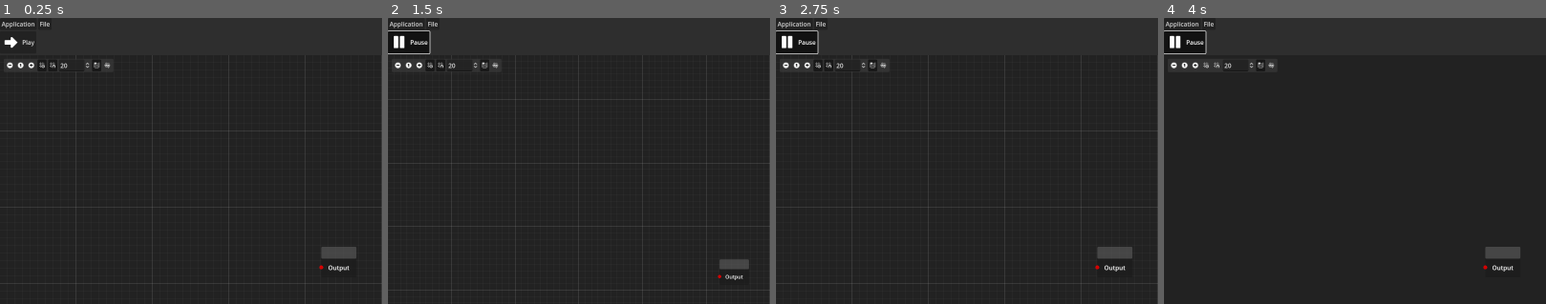
Above: before the commit, frames 1-4 (left to right).
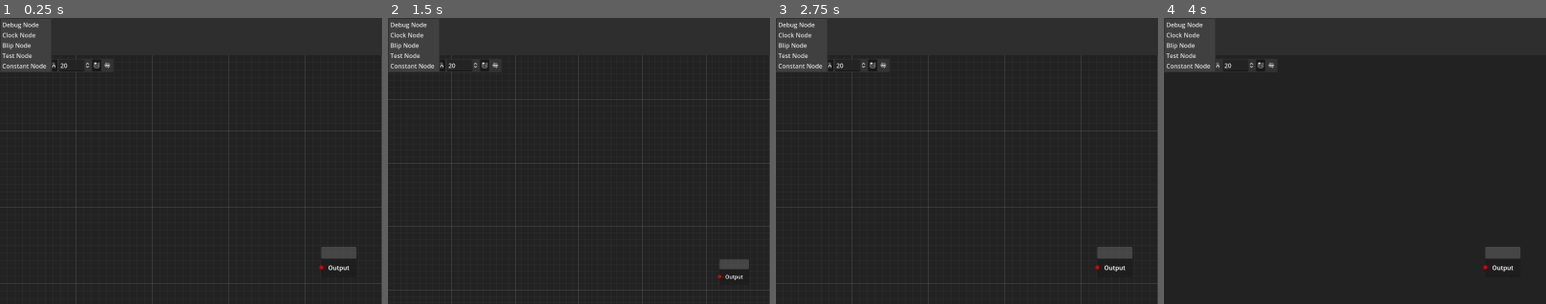
Above: after the commit, the same moments.

Repository: phkeese/Sonic-Thinking
Game: Godot game, scene res://scenes/main.tscn
The game is run twice, just before and just after one commit, with the same random seed, the same clock (stepped at 60 frames per second) and the same inputs.
Inputs (mouse positions are % of the whole screen's width and height, from its top left):
- Up to frame 1 (0.25 s): no input
- Up to frame 2 (1.5 s): click "Play" at 0.5 s; click (1, 8) at 1.25 s
- Up to frame 3 (2.75 s): click (4, 8) at 2 s
- Up to frame 4 (4 s): click (6, 8) at 2.75 s; click (7, 8) at 3.5 s
The pictures show only the part of the screen within x 0-50%, y 0-50%; the shares and areas given below are measured in that part.

The runs differ from the first frame. In frame 1, 1.6% of the frame differs, in the area x 0-14%, y 0-19%; in frame 2, 1.8%; in frame 3, 1.8%; in frame 4, 1.7%.
Error before the commit: Invalid call. Nonexistent function 'get_connection_output_count' in base 'GraphNode (BaseNode)'. (res://scripts/workspace.gd:60)
Error after the commit: Invalid call. Nonexistent function 'get_connection_output_count' in base 'GraphNode (BaseNode)'. (res://scripts/workspace.gd:59)

Commit message:
add constant node

Diff:
--- a/scenes/add_node_menu.tscn
+++ b/scenes/add_node_menu.tscn
@@ -8,6 +8,7 @@
 
 [node name="AddNodeMenu" type="PopupMenu"]
 title = "Add Node"
+visible = true
 script = ExtResource("1_n1jwh")
 node_scenes = Array[PackedScene]([ExtResource("2_audsq"), ExtResource("3_cr4xo"), ExtResource("4_jltir"), ExtResource("5_stx26")])
 
--- /dev/null
+++ b/scenes/nodes/constant_node.tscn
@@ -0,0 +1,46 @@
+[gd_scene load_steps=3 format=3 uid="uid://d0ux1op6evo6j"]
+
+[ext_resource type="PackedScene" uid="uid://d2ynxndw7v6fk" path="res://scenes/nodes/base_node.tscn" id="1_j5ec7"]
+[ext_resource type="Script" path="res://scripts/constant_node.gd" id="2_4bglk"]
+
+[node name="ConstantNode" instance=ExtResource("1_j5ec7")]
+title = "Constant Node"
+slot/0/left_enabled = false
+slot/0/left_type = 0
+slot/0/left_color = Color(1, 1, 1, 1)
+slot/0/left_icon = null
+slot/0/right_enabled = false
+slot/0/right_type = 0
+slot/0/right_color = Color(1, 1, 1, 1)
+slot/0/right_icon = null
+slot/0/draw_stylebox = true
+slot/1/left_enabled = false
+slot/1/left_type = 0
+slot/1/left_color = Color(1, 1, 1, 1)
+slot/1/left_icon = null
+slot/1/right_enabled = true
+slot/1/right_type = 0
+slot/1/right_color = Color(1, 0, 0, 1)
+slot/1/right_icon = null
+slot/1/draw_stylebox = true
+script = ExtResource("2_4bglk")
+
+[node name="HBoxContainer" type="HBoxContainer" parent="." index="1"]
+layout_mode = 2
+
+[node name="Label" type="Label" parent="HBoxContainer" index="0"]
+layout_mode = 2
+size_flags_horizontal = 3
+text = "Value:"
+
+[node name="LineEdit" type="LineEdit" parent="HBoxContainer" index="1"]
+layout_mode = 2
+size_flags_horizontal = 3
+editable = false
+
+[node name="Slider" type="HSlider" parent="." index="2"]
+layout_mode = 2
+max_value = 1.0
+step = 0.01
+tick_count = 10
+ticks_on_borders = true
--- a/scenes/nodes/debug_led.tscn
+++ b/scenes/nodes/debug_led.tscn
@@ -1,10 +1,16 @@
-[gd_scene load_steps=6 format=3 uid="uid://dgjpo3jju81r2"]
+[gd_scene load_steps=8 format=3 uid="uid://dgjpo3jju81r2"]
 
 [ext_resource type="PackedScene" uid="uid://d2ynxndw7v6fk" path="res://scenes/nodes/base_node.tscn" id="1_lvp4g"]
 [ext_resource type="Script" path="res://scripts/debug_led.gd" id="2_6n778"]
 [ext_resource type="Texture2D" uid="uid://gedal3tspk3a" path="res://assets/ui/grey_tickWhite.png" id="2_j60vh"]
 [ext_resource type="Script" path="res://scripts/LED.gd" id="3_1417x"]
 [ext_resource type="AudioStream" uid="uid://dbroxmwsmdls3" path="res://assets/sound/click2.mp3" id="5_gp2q3"]
+
+[sub_resource type="StyleBoxFlat" id="StyleBoxFlat_1e4fr"]
+bg_color = Color(1, 0, 0, 1)
+
+[sub_resource type="StyleBoxFlat" id="StyleBoxFlat_oqslu"]
+bg_color = Color(0.282353, 1, 0, 1)
 
 [node name="Debug LED" groups=["output"] instance=ExtResource("1_lvp4g")]
 title = "Debug Node"
@@ -17,6 +23,15 @@
 slot/0/right_color = Color(1, 1, 1, 1)
 slot/0/right_icon = null
 slot/0/draw_stylebox = true
+slot/1/left_enabled = false
+slot/1/left_type = 0
+slot/1/left_color = Color(1, 1, 1, 1)
+slot/1/left_icon = null
+slot/1/right_enabled = false
+slot/1/right_type = 0
+slot/1/right_color = Color(1, 1, 1, 1)
+slot/1/right_icon = null
+slot/1/draw_stylebox = true
 script = ExtResource("2_6n778")
 
 [node name="LED" type="TextureRect" parent="." index="1"]
@@ -28,3 +43,18 @@
 
 [node name="AudioStreamPlayer" type="AudioStreamPlayer" parent="." index="2"]
 stream = ExtResource("5_gp2q3")
+
+[node name="Levels" type="VBoxContainer" parent="." index="3"]
+layout_mode = 2
+
+[node name="Left" type="ProgressBar" parent="Levels" index="0"]
+layout_mode = 2
+theme_override_styles/fill = SubResource("StyleBoxFlat_1e4fr")
+max_value = 1.0
+show_percentage = false
+
+[node name="Right" type="ProgressBar" parent="Levels" index="1"]
+layout_mode = 2
+theme_override_styles/fill = SubResource("StyleBoxFlat_oqslu")
+max_value = 1.0
+show_percentage = false
--- a/scenes/workspace.tscn
+++ b/scenes/workspace.tscn
@@ -1,8 +1,13 @@
-[gd_scene load_steps=4 format=3 uid="uid://duombub3mfuvx"]
+[gd_scene load_steps=9 format=3 uid="uid://duombub3mfuvx"]
 
 [ext_resource type="Script" path="res://scripts/workspace.gd" id="1_t2f0b"]
 [ext_resource type="Script" path="res://scripts/base_node.gd" id="2_heebu"]
+[ext_resource type="PackedScene" uid="uid://dgjpo3jju81r2" path="res://scenes/nodes/debug_led.tscn" id="2_tdsio"]
+[ext_resource type="PackedScene" uid="uid://bvjinb27uweq7" path="res://scenes/nodes/blip_node.tscn" id="2_uo8ra"]
+[ext_resource type="PackedScene" uid="uid://fsbm5b04m7dg" path="res://scenes/nodes/clock_node.tscn" id="2_vyl8b"]
+[ext_resource type="PackedScene" uid="uid://chgsa5t53rrfq" path="res://scenes/nodes/test_node.tscn" id="5_4p8tk"]
 [ext_resource type="PackedScene" uid="uid://bker7eafiot0k" path="res://scenes/add_node_menu.tscn" id="6_n5equ"]
+[ext_resource type="PackedScene" uid="uid://d0ux1op6evo6j" path="res://scenes/nodes/constant_node.tscn" id="8_c5r74"]
 
 [node name="Workspace" type="GraphEdit"]
 anchors_preset = 15
@@ -39,6 +44,7 @@
 text = "Output"
 
 [node name="AddMenu" parent="." instance=ExtResource("6_n5equ")]
+node_scenes = Array[PackedScene]([ExtResource("2_tdsio"), ExtResource("2_vyl8b"), ExtResource("2_uo8ra"), ExtResource("5_4p8tk"), ExtResource("8_c5r74")])
 
 [connection signal="connection_request" from="." to="." method="_on_connection_request"]
 [connection signal="disconnection_request" from="." to="." method="_on_disconnection_request"]
--- /dev/null
+++ b/scripts/constant_node.gd
@@ -0,0 +1,12 @@
+extends BaseNode
+
+
+func _process(delta: float) -> void:
+	$HBoxContainer/LineEdit.text = str($Slider.value)
+
+
+func run(sample_count: int):
+	var data := PackedVector2Array()
+	data.resize(sample_count)
+	data.fill(Vector2.ONE * $Slider.value)
+	push_output(0, data)
--- a/scripts/debug_led.gd
+++ b/scripts/debug_led.gd
@@ -7,11 +7,18 @@
 
 func run(sample_count: int):
 	_samples = consume_input(0, sample_count)
-	print(_samples)
+	var avg := Vector2.ZERO
+	for s in _samples:
+		avg += abs(s)
+	avg /= _samples.size()
 	_sample_index = 0
-	if _samples[0].x > 0:
+
+	if avg.x > 0:
 		$LED.turn_on()
 	else:
 		$LED.turn_off()
-	if not $AudioStreamPlayer.playing and _samples[0].x > 0:
+	if not $AudioStreamPlayer.playing and avg.x > 0:
 		$AudioStreamPlayer.play()
+
+	$Levels/Left.value = avg.x
+	$Levels/Right.value = avg.y
--- a/scripts/workspace.gd
+++ b/scripts/workspace.gd
@@ -39,7 +39,6 @@
 	var order := _get_compute_order()
 	for node in order:
 		# Set all inputs
-		print(_get_nice_connections())
 		var connections : Array[Connection] = []
 		for c in _get_nice_connections():
 			if c.to == node:
